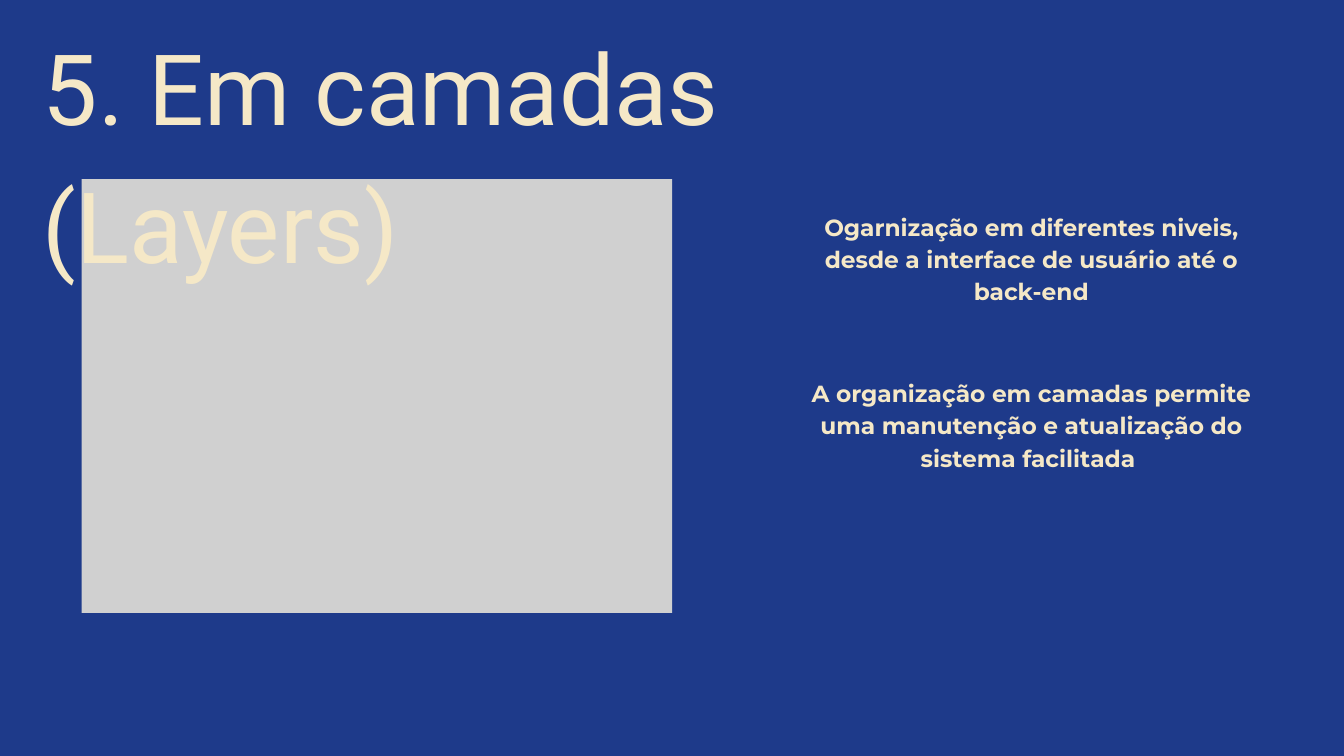
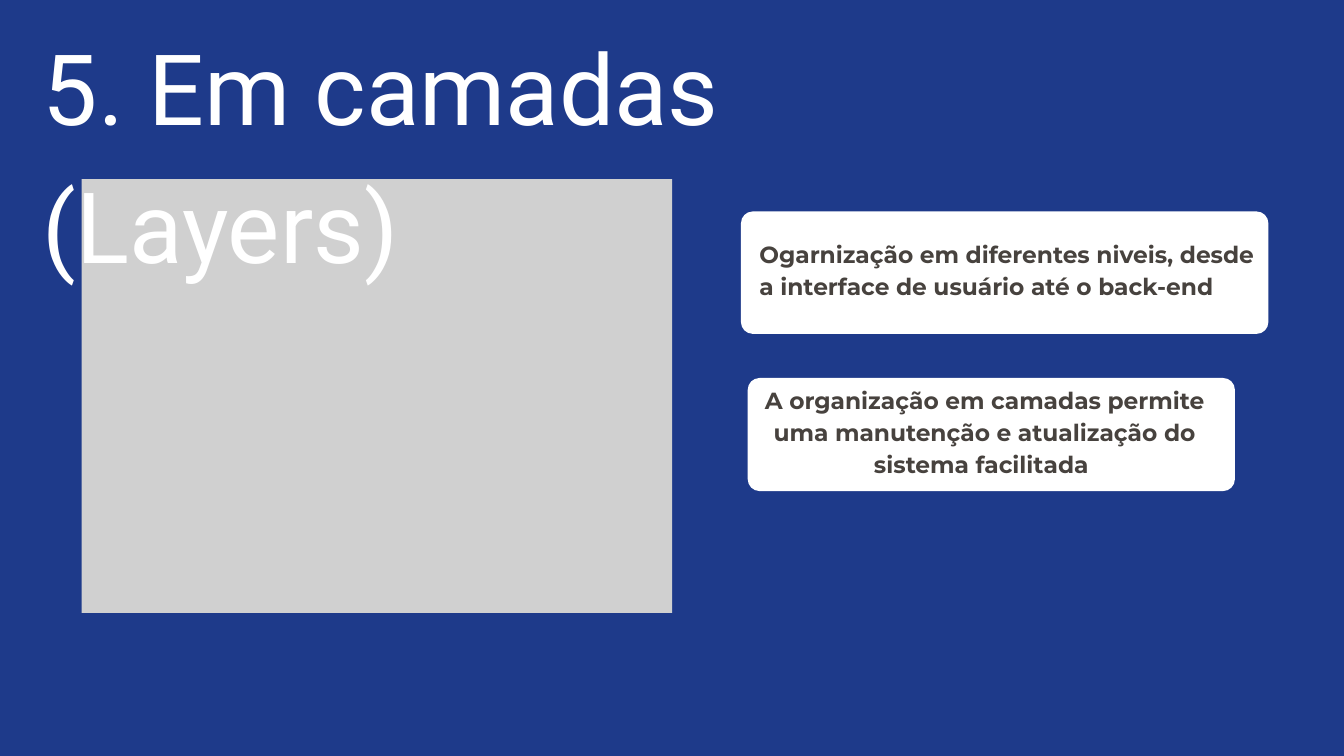
Before and after one commit to Liche008/Eng-Soft2-Grupo2, a slide deck: slide 11 of Apresentacao.pptx. Drawn at 1344x756 pixels with LibreOffice and Linux fonts; fonts in the diff are those of the drawing; grey boxes stand for pictures. Boxes give left, top, right and bottom in pixels: in the first picture for what was removed or moved away, otherwise in the second. Text is boxed around its words. In the diff, an @@ line names an element or a change of style, - is before the commit and + after.

```diff
--- a/Apresentacao.pptx
+++ b/Apresentacao.pptx
@@ text "5. Em camadas (Layers)" at (43, 51, 719, 286): text colour #F5E8C7 to #FFFFFF @@
@@ freeform shape added at (741, 212, 1269, 334), fill #FFFFFF @@
@@ text "Ogarnização em diferentes niveis, desde ...": place and size @@
-text "Ogarnização em diferentes niveis, desde ..." at (824, 217, 1238, 300)
+text "Ogarnização em diferentes niveis, desde ..." at (759, 244, 1254, 295)
@@ text "Ogarnização em diferentes niveis, desde ..." at (759, 244, 1254, 295): text colour #F5E8C7 to #47423E; alignment centre to left @@
@@ text "A organização em camadas permite ...": place and size @@
-text "A organização em camadas permite ..." at (812, 383, 1251, 467)
+text "A organização em camadas permite ..." at (765, 390, 1205, 473)
@@ text "A organização em camadas permite ..." at (765, 390, 1205, 473): text colour #F5E8C7 to #47423E @@
@@ freeform shape added at (748, 378, 1235, 491), fill #FFFFFF @@
```
Also in this commit, not shown: 10 other slides changed, 7 slides added, 7 slides removed.
